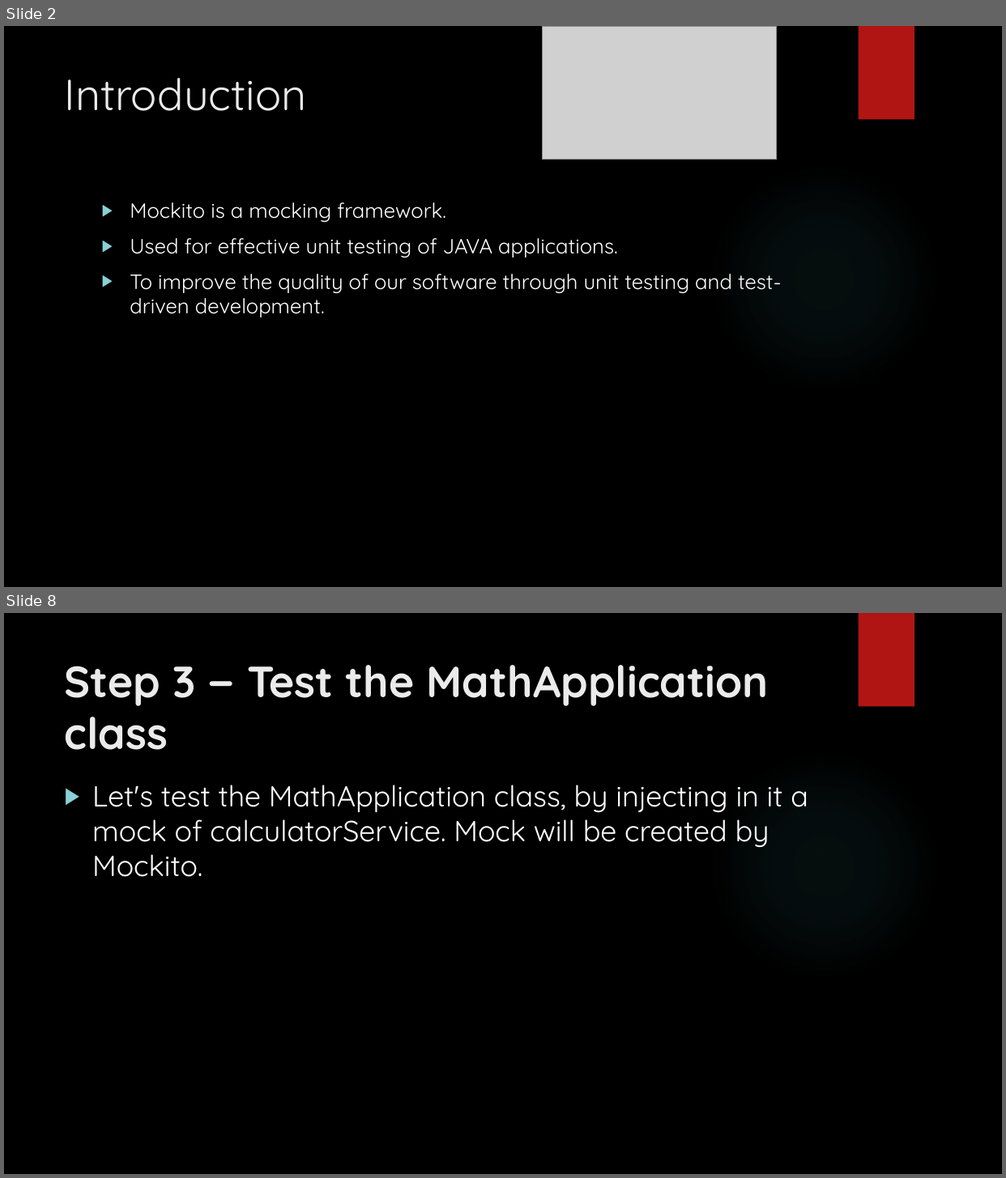
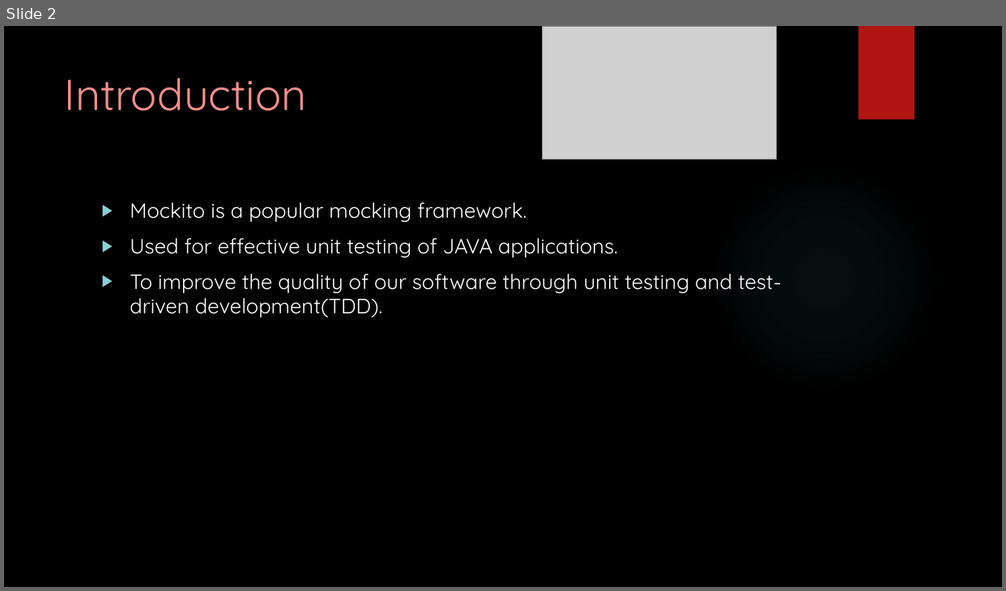
Before and after one commit to rasjaisw/training, a slide deck: assignments/Rashmi_jaiswal.pptx. Shown one above the other, each under a label of ours: slides 2 and 8 before the commit, slide 2 after it; the slides between them are not shown. The pictures are 1006x1178 and 1006x591 pixels, drawn with LibreOffice and Linux fonts; fonts in the diff are those of the drawing; grey boxes stand for pictures; background and template pictures are left out. Boxes give left, top, right and bottom in pixels: in the first picture for what was removed or moved away, otherwise in the second. Text is boxed around its words. In the diff, an @@ line names an element or a change of style, - is before the commit and + after.

Commit message:
rashmi mockito ppt

```diff
--- a/assignments/Rashmi_jaiswal.pptx
+++ b/assignments/Rashmi_jaiswal.pptx
@@ slide 8 removed at (4, 613, 1002, 1174), background picture (left out); not listed: 2 template elements that a slide beside it also shows @@
@@ title removed at (65, 665, 769, 750) @@
-Step 3 − Test the MathApplication class
@@ text removed at (92, 785, 808, 877) @@
-▶ Let's test the MathApplication class, by injecting in it a mock of calculatorService. Mock will be created by Mockito.
@@ slide 2 changed as well @@
@@ title "Introduction" at (65, 78, 307, 111): text colour #EBEBEB to #F38F8D @@
@@ text at (130, 203, 526, 222): text changed @@
-▶ Mockito is a mocking framework.
+▶ Mockito is a popular mocking framework.
@@ text at (130, 274, 782, 318): text changed @@
-▶ To improve the quality of our software through unit testing and test-driven development.
+▶ To improve the quality of our software through unit testing and test-driven development(TDD).
```
Also in this commit, not shown: 5 other slides changed, 9 slides added, 8 other slides removed.
